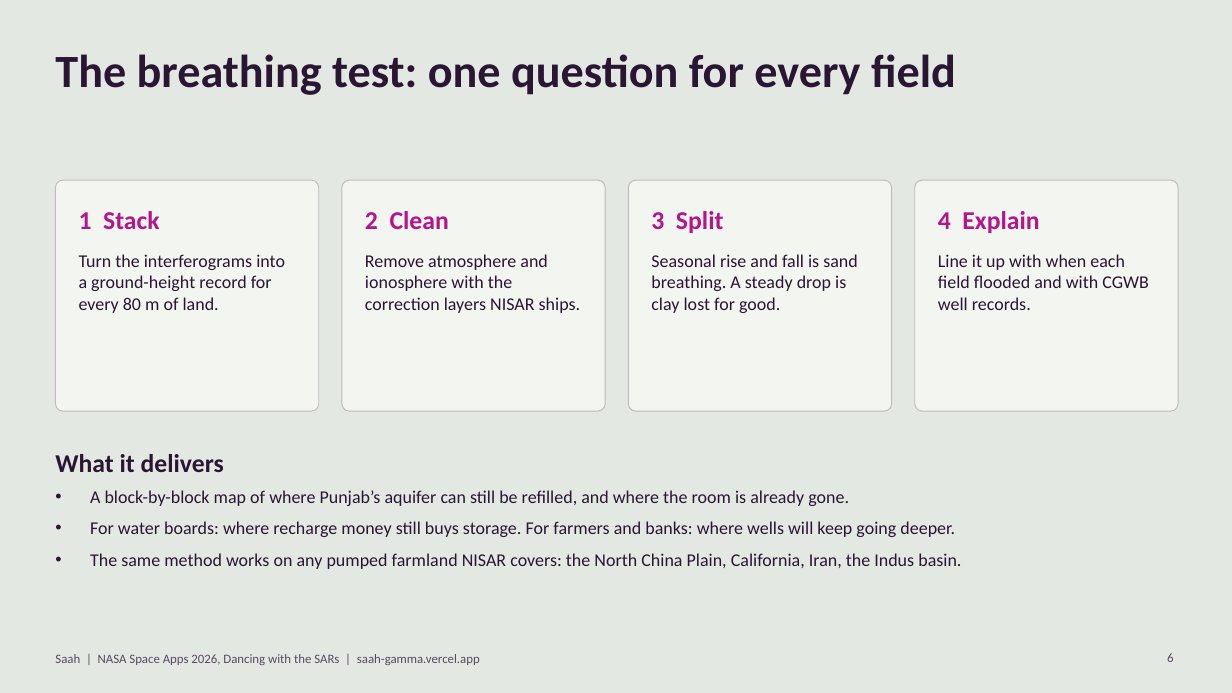
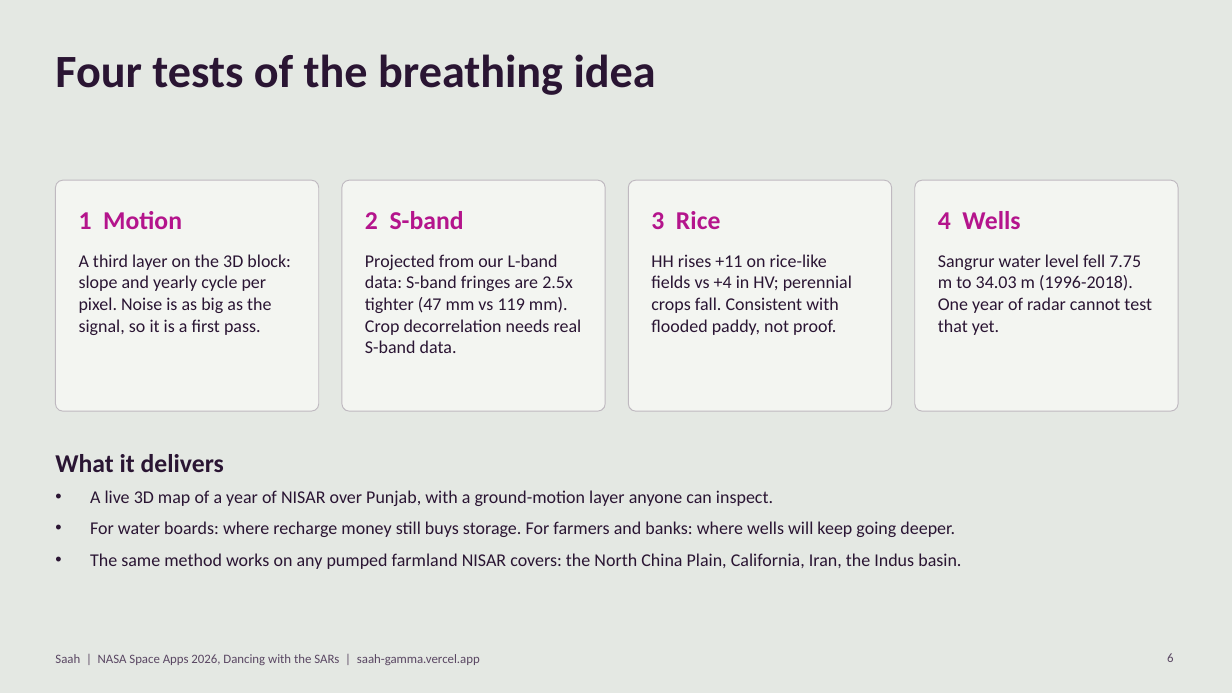
Before and after one commit to SoulBreaker9/Big-Hero-7, a slide deck: slide 6 of deck/Saah-SpaceApps-2026.pptx. Drawn at 1232x693 pixels with LibreOffice and Linux fonts; fonts in the diff are those of the drawing. Boxes give left, top, right and bottom in pixels: in the first picture for what was removed or moved away, otherwise in the second. Text is boxed around its words. In the diff, an @@ line names an element or a change of style, - is before the commit and + after.

Commit message:
feat: ground motion layer, S-band projection, rice test, well ground truth, updated deck

```diff
--- a/deck/Saah-SpaceApps-2026.pptx
+++ b/deck/Saah-SpaceApps-2026.pptx
@@ title at [55, 54, 656, 95]: text changed @@
-The breathing test: one question for every field
+Four tests of the breathing idea
@@ text at [79, 211, 182, 229]: text changed @@
-1 Stack
+1 Motion
@@ text at [365, 211, 464, 229]: text changed @@
-2 Clean
+2 S-band
@@ text at [651, 211, 720, 229]: text changed @@
-3 Split
+3 Rice
@@ text at [938, 211, 1020, 229]: text changed @@
-4 Explain
+4 Wells
@@ text at [79, 254, 291, 335]: text changed @@
-Turn the interferograms into a ground-height record for every 80 m of land.
+A third layer on the 3D block: slope and yearly cycle per pixel. Noise is as big as the signal, so it is a first pass.
@@ text at [365, 254, 582, 353]: text changed @@
-Remove atmosphere and ionosphere with the correction layers NISAR ships.
+Projected from our L-band data: S-band fringes are 2.5x tighter (47 mm vs 119 mm). Crop decorrelation needs real S-band data.
@@ text at [651, 254, 852, 335]: text changed @@
-Seasonal rise and fall is sand breathing. A steady drop is clay lost for good.
+HH rises +11 on rice-like fields vs +4 in HV; perennial crops fall. Consistent with flooded paddy, not proof.
@@ text at [938, 254, 1152, 335]: text changed @@
-Line it up with when each field flooded and with CGWB well records.
+Sangrur water level fell 7.75 m to 34.03 m (1996-2018). One year of radar cannot test that yet.
@@ text at [90, 490, 773, 506]: text changed @@
-• A block-by-block map of where Punjab’s aquifer can still be refilled, and where the room is already gone.
+• A live 3D map of a year of NISAR over Punjab, with a ground-motion layer anyone can inspect.
```
Also in this commit, not shown: 1 other slide changed, 26 other files.
